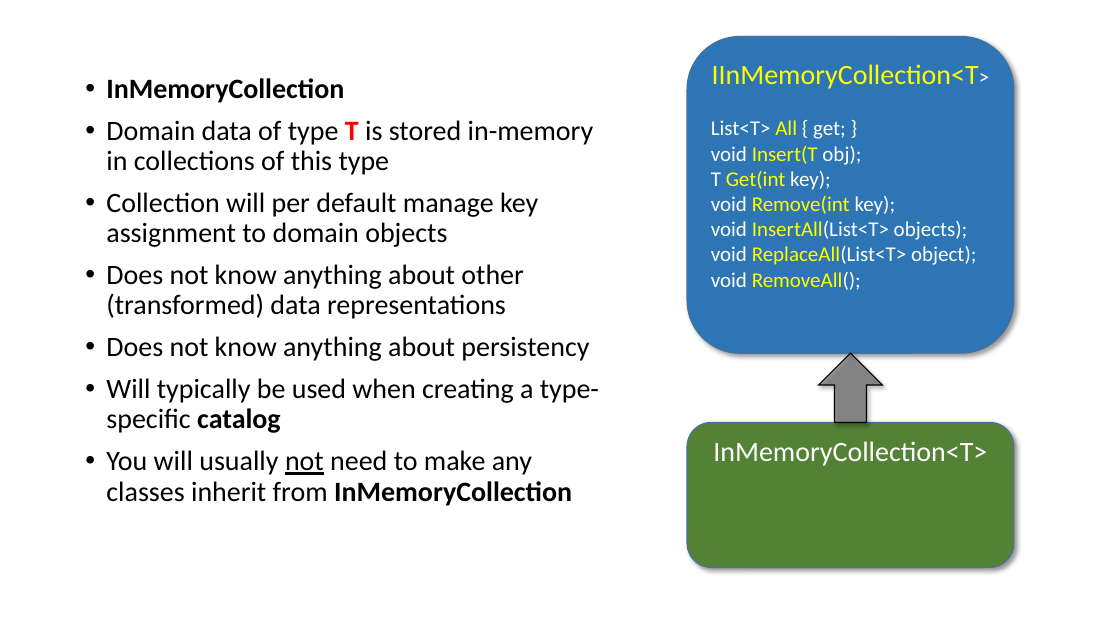
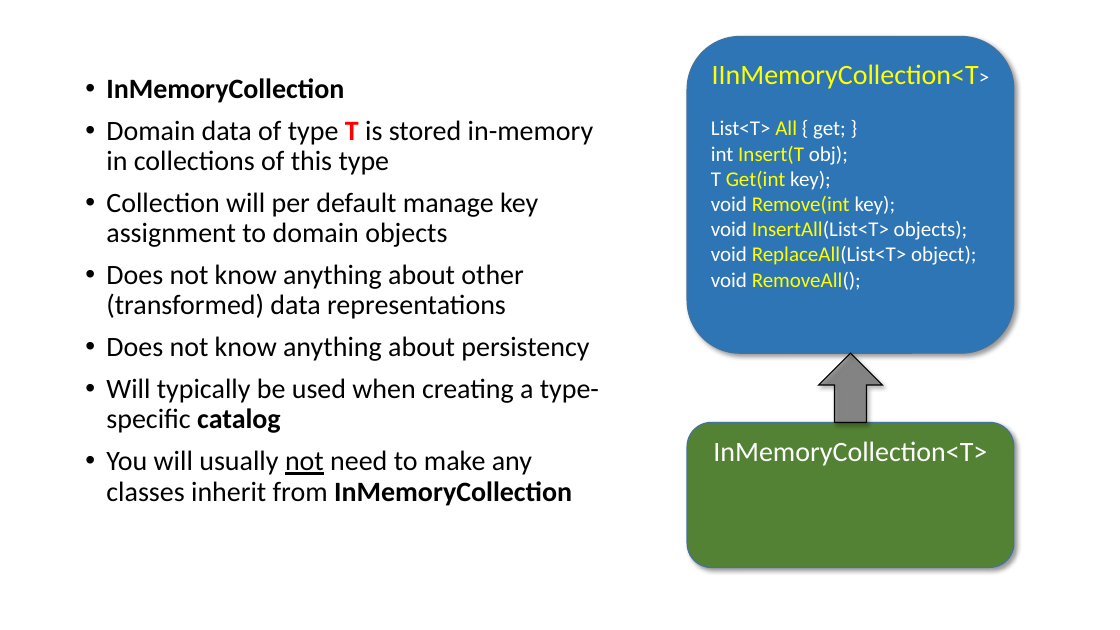
Before and after one commit to perl-easj/Teaching-materials, a slide deck: slide 28 of CSharpProgramming/Presentations/MVVMStarter Class Library.pptx. Drawn at 1120x630 pixels with LibreOffice and Linux fonts; fonts in the diff are those of the drawing. Boxes give left, top, right and bottom in pixels: in the first picture for what was removed or moved away, otherwise in the second. Text is boxed around its words. In the diff, an @@ line names an element or a change of style, - is before the commit and + after.

```diff
--- a/CSharpProgramming/Presentations/MVVMStarter Class Library.pptx
+++ b/CSharpProgramming/Presentations/MVVMStarter Class Library.pptx
@@ text in rounded rectangle at (711, 146, 848, 165): text changed @@
-void Insert(T obj);
+int Insert(T obj);
```
Also in this commit, not shown: 7 other slides changed, 21 slides added, 1 slide removed, 2 other files.
